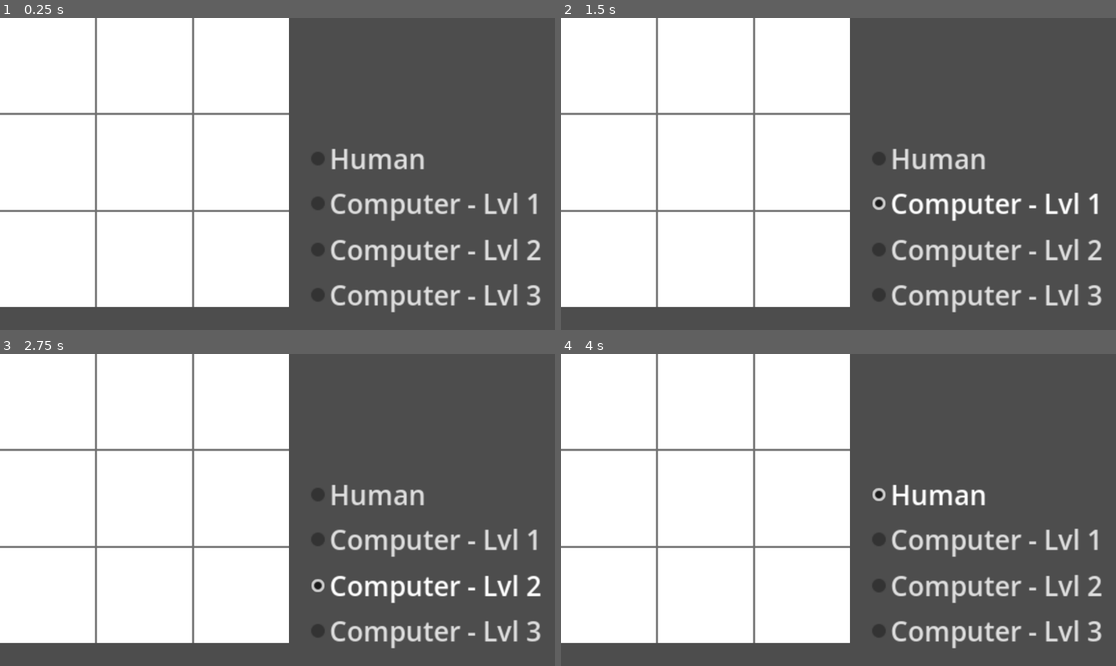
Above: before the commit, frames 1-4 (two rows, left to right).
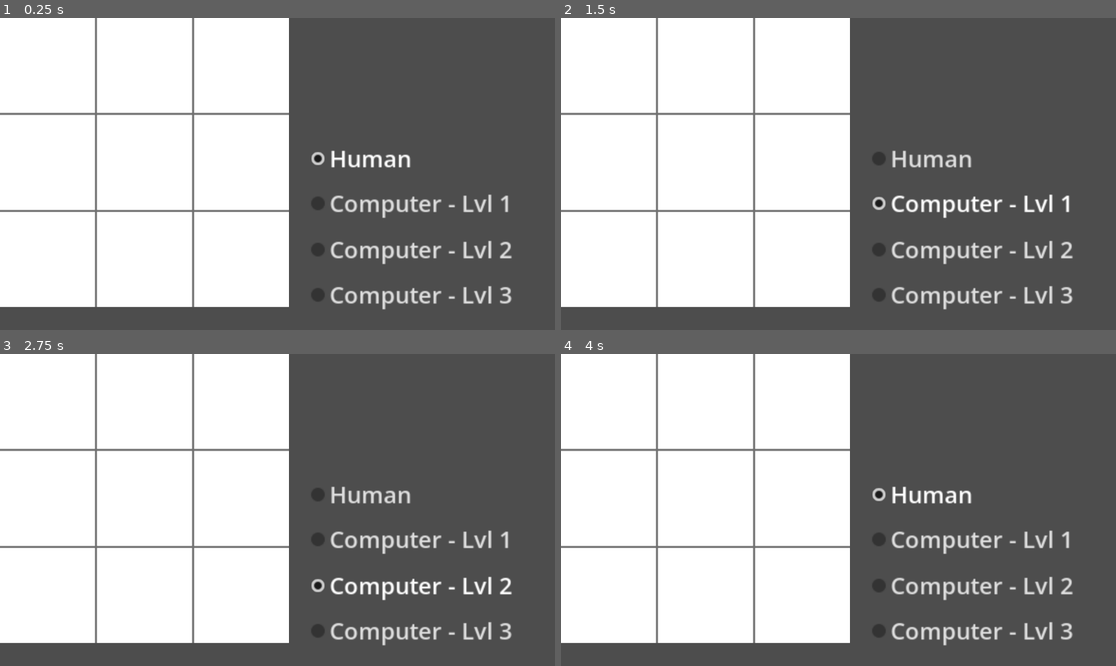
Above: after the commit, the same moments.

Repository: fractalfern/ff_03_TicTacToe_Retry
Game: Godot game, scene res://Scenes/TicTacToeGame/tic_tac_toe_game.tscn
Same seed, same stepped clock (60 frames per second), same inputs: the game is played once before the commit and once after it.
Inputs:
- Up to frame 1 (0.25 s): no input
- Up to frame 2 (1.5 s): click "Human" at 0.5 s; click "Computer - Lvl 1" at 1.25 s
- Up to frame 3 (2.75 s): click "Computer - Lvl 2" at 2 s
- Up to frame 4 (4 s): click "Computer - Lvl 3" at 2.75 s; click "Human" at 3.5 s

The runs differ from the first frame. In frame 1, 4.4% of the frame differs, in the area x 56-98%, y 41-95%; in frame 2, 4.3%; in frame 3, 4.3%; in frame 4, 4.3%.

Commit message:
wire up opponent selector

Diff:
--- /dev/null
+++ b/tic-tac-toe-retry/Scenes/OpponentSelector/opponent_selector.gd
@@ -0,0 +1,12 @@
+extends Node2D
+
+@export var button_group: ButtonGroup
+
+signal opponent_select(button: BaseButton)
+
+# Called when the node enters the scene tree for the first time.
+func _ready() -> void:
+	button_group.pressed.connect(_on_button_group_pressed)
+
+func _on_button_group_pressed(button: BaseButton):
+	opponent_select.emit(button)
--- a/tic-tac-toe-retry/Scenes/OpponentSelector/opponent_selector.tscn
+++ b/tic-tac-toe-retry/Scenes/OpponentSelector/opponent_selector.tscn
@@ -1,8 +1,11 @@
 [gd_scene format=3 uid="uid://cany4j0wiva1r"]
 
+[ext_resource type="Script" uid="uid://bqbqhlc0tjwk2" path="res://Scenes/OpponentSelector/opponent_selector.gd" id="1_8j278"]
 [ext_resource type="ButtonGroup" uid="uid://e88l4egit4lq" path="res://Scenes/OpponentSelector/button_group_opponent_selector.tres" id="1_m6hec"]
 
 [node name="OpponentSelector" type="Node2D" unique_id=1475117216]
+script = ExtResource("1_8j278")
+button_group = ExtResource("1_m6hec")
 
 [node name="OpponentHuman" type="CheckBox" parent="." unique_id=371007290]
 offset_left = 636.0
@@ -10,7 +13,8 @@
 offset_right = 792.0
 offset_bottom = 293.0
 scale = Vector2(2, 2)
-theme_override_font_sizes/font_size = 28
+theme_override_font_sizes/font_size = 24
+button_pressed = true
 button_group = ExtResource("1_m6hec")
 text = "Human"
 
@@ -20,7 +24,7 @@
 offset_right = 884.0
 offset_bottom = 386.0
 scale = Vector2(2, 2)
-theme_override_font_sizes/font_size = 28
+theme_override_font_sizes/font_size = 24
 button_group = ExtResource("1_m6hec")
 text = "Computer - Lvl 1"
 
@@ -30,7 +34,7 @@
 offset_right = 884.0
 offset_bottom = 482.0
 scale = Vector2(2, 2)
-theme_override_font_sizes/font_size = 28
+theme_override_font_sizes/font_size = 24
 button_group = ExtResource("1_m6hec")
 text = "Computer - Lvl 2"
 
@@ -40,6 +44,6 @@
 offset_right = 884.0
 offset_bottom = 576.0
 scale = Vector2(2, 2)
-theme_override_font_sizes/font_size = 28
+theme_override_font_sizes/font_size = 24
 button_group = ExtResource("1_m6hec")
 text = "Computer - Lvl 3"
--- a/tic-tac-toe-retry/Scenes/TicTacToeGame/tic_tac_toe_game.gd
+++ b/tic-tac-toe-retry/Scenes/TicTacToeGame/tic_tac_toe_game.gd
@@ -6,10 +6,10 @@
 
 var current_player: int
 var is_user_turn: bool
-var has_computer_opponent: bool
 var num_turns: int
 
 func new_game() -> void:
+	print("Opponent: ", ticTacToe_Logic.opponent)
 	get_tree().paused = false
 
 	ticTacToe_Logic.empty_grid()
@@ -17,7 +17,6 @@
 
 	current_player = Constants.PLAYER_CIRCLE
 	is_user_turn = true
-	has_computer_opponent = false
 	num_turns = 0
 
 	get_tree().call_group("cross_markers", "queue_free")
@@ -98,7 +97,7 @@
 			var winner: int = ticTacToe_Logic.get_winner()
 
 			if winner == 0 && num_turns != 9:
-				if has_computer_opponent:
+				if ticTacToe_Logic.opponent != ticTacToe_Logic.HUMAN:
 					process_computer_turn()
 
 					# Check for winner after computer turn
@@ -111,3 +110,20 @@
 
 func _on_game_over_screen_restart() -> void:
 	new_game()
+
+func _on_opponent_selector_opponent_select(button: BaseButton) -> void:
+	print("Button Pressed: " + button.name)
+
+	#TODO this is horrible if I rename them, but not sure what else to do
+	if button.name == "OpponentHuman":
+		ticTacToe_Logic.opponent = ticTacToe_Logic.HUMAN
+	elif button.name == "OpponentCompFirst":
+		ticTacToe_Logic.opponent = ticTacToe_Logic.COMPUTER_FIRST_CELL
+	elif button.name == "OpponentCompRandom":
+		ticTacToe_Logic.opponent = ticTacToe_Logic.COMPUTER_RANDOM
+	elif button.name == "OpponentCompSmart":
+		ticTacToe_Logic.opponent = ticTacToe_Logic.COMPUTER_HARD
+	else:
+		assert(false)
+
+	new_game()
--- a/tic-tac-toe-retry/Scenes/TicTacToeGame/tic_tac_toe_game.tscn
+++ b/tic-tac-toe-retry/Scenes/TicTacToeGame/tic_tac_toe_game.tscn
@@ -8,6 +8,8 @@
 [ext_resource type="PackedScene" uid="uid://cel7vyke0gm35" path="res://Scenes/cross_marker.tscn" id="6_wh2jp"]
 [ext_resource type="PackedScene" uid="uid://d32q0ac1by1rb" path="res://Scenes/GameOverScreen/game_over_screen.tscn" id="7_jvtr2"]
 [ext_resource type="PackedScene" uid="uid://cany4j0wiva1r" path="res://Scenes/OpponentSelector/opponent_selector.tscn" id="8_mf0ku"]
+
+[sub_resource type="ButtonGroup" id="ButtonGroup_xrlcn"]
 
 [node name="TicTacToeGame" type="Node2D" unique_id=79474767]
 script = ExtResource("1_xrlcn")
@@ -26,5 +28,7 @@
 process_mode = 2
 
 [node name="OpponentSelector" parent="." unique_id=1475117216 instance=ExtResource("8_mf0ku")]
+button_group = SubResource("ButtonGroup_xrlcn")
 
 [connection signal="restart" from="GameOverScreen" to="." method="_on_game_over_screen_restart"]
+[connection signal="opponent_select" from="OpponentSelector" to="." method="_on_opponent_selector_opponent_select"]
--- a/tic-tac-toe-retry/Scenes/TicTacToeGame/tic_tac_toe_logic.gd
+++ b/tic-tac-toe-retry/Scenes/TicTacToeGame/tic_tac_toe_logic.gd
@@ -4,9 +4,9 @@
 
 var grid: Array
 
-enum {COMPUTER_FIRST_CELL, COMPUTER_RANDOM, COMPUTER_HARD}
+enum {HUMAN, COMPUTER_FIRST_CELL, COMPUTER_RANDOM, COMPUTER_HARD}
 enum {CIRCLE_WIN = 3, CROSS_WIN = -3}
-var difficulty: int
+var opponent: int
 
 func empty_grid() -> void:
 	grid = [[0, 0, 0],
@@ -32,7 +32,7 @@
 
 # Called when the node enters the scene tree for the first time.
 func _ready() -> void:
-	difficulty = COMPUTER_FIRST_CELL
+	opponent = HUMAN
 	empty_grid()
 
 func get_first_available_cell() -> Vector2i:
@@ -59,11 +59,11 @@
 
 	var cell: Vector2i
 
-	if difficulty == COMPUTER_FIRST_CELL:
+	if opponent == COMPUTER_FIRST_CELL:
 		cell = get_first_available_cell()
-	elif difficulty == COMPUTER_RANDOM:
+	elif opponent == COMPUTER_RANDOM:
 		cell = get_random_available_cell()
-	else: #difficulty == COMPUTER_HARD
+	else: #opponent == COMPUTER_HARD
 		cell = get_best_avaialable_cell()
 
 	assert(cell != null)
Not shown, added: tic-tac-toe-retry/Scenes/OpponentSelector/opponent_selector.gd.uid
